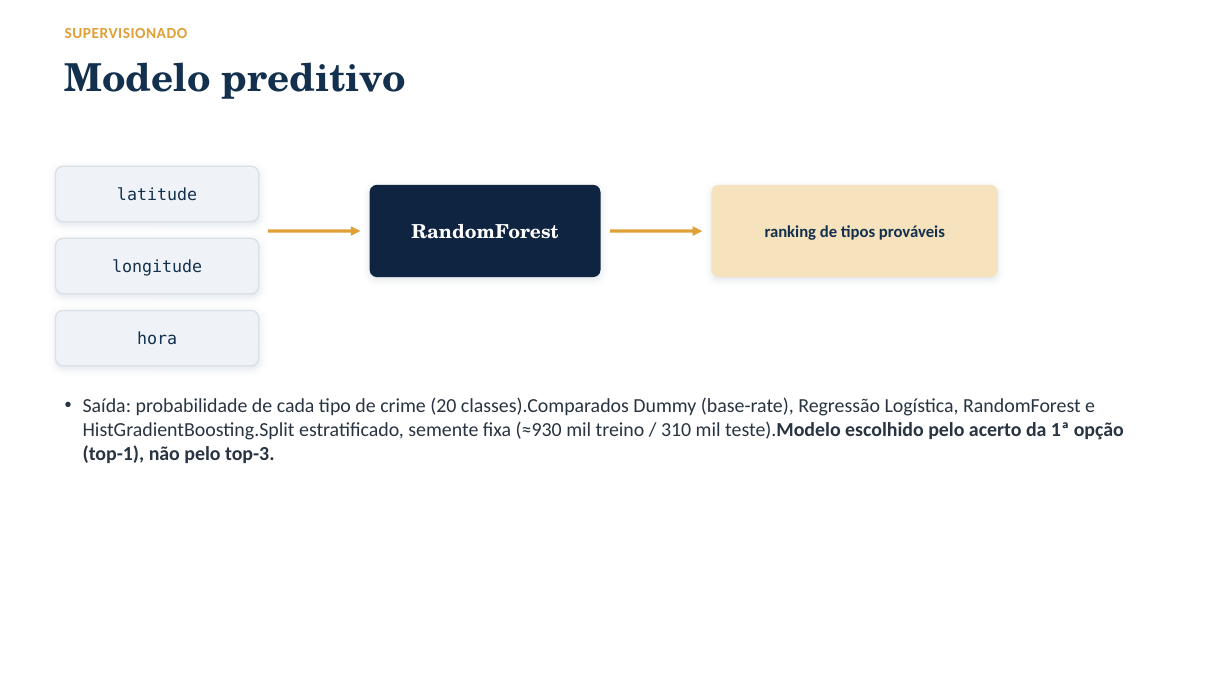
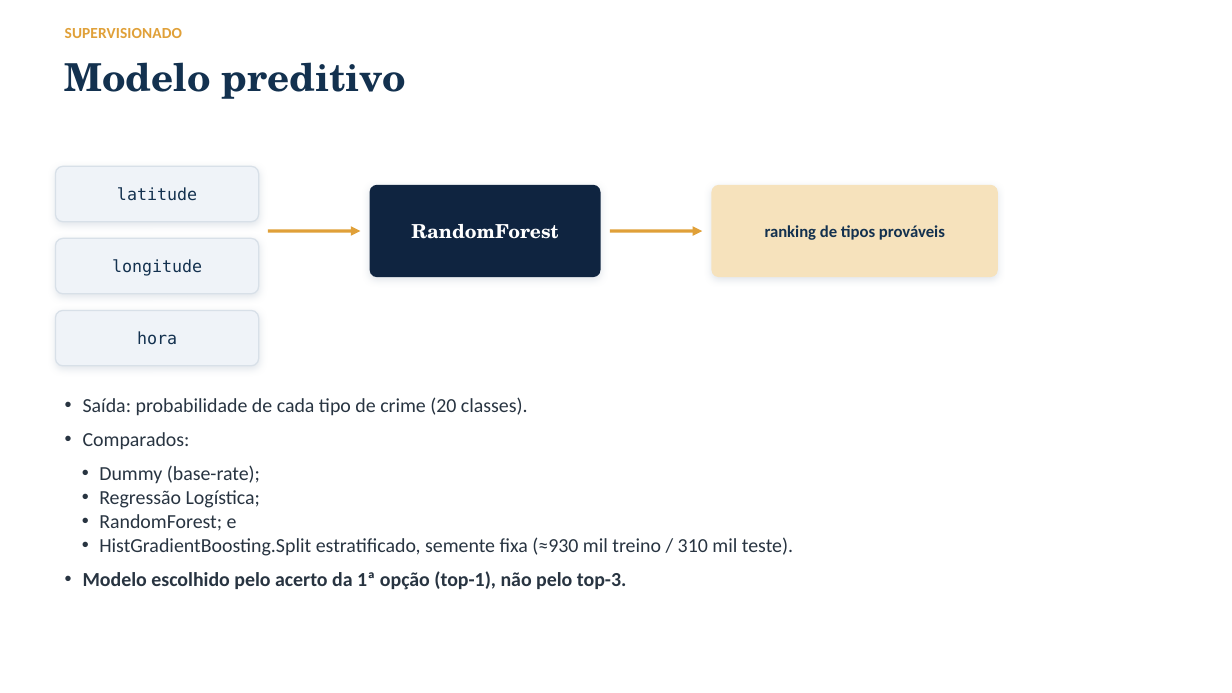
Before and after one commit to especializacao-ia-pucsp/crime-sp-ml, a slide deck: slide 10 of docs/apresentacao.pptx. Drawn at 1232x693 pixels with LibreOffice and Linux fonts; fonts in the diff are those of the drawing. Boxes give left, top, right and bottom in pixels: in the first picture for what was removed or moved away, otherwise in the second. Text is boxed around its words. In the diff, an @@ line names an element or a change of style, - is before the commit and + after.

```diff
--- a/docs/apresentacao.pptx
+++ b/docs/apresentacao.pptx
@@ text "SUPERVISIONADO" at box(65, 28, 182, 38): letter spacing 0.4 to 0.1 pt @@
@@ text at box(83, 397, 793, 590): text changed @@
-• Saída: probabilidade de cada tipo de crime (20 classes).Comparados Dummy (base-rate), Regressão Logística, RandomForest e HistGradientBoosting.Split estratificado, semente fixa (≈930 mil treino / 310 mil teste).Modelo escolhido pelo acerto da 1ª opção (top-1), não pelo top-3.
+• Saída: probabilidade de cada tipo de crime (20 classes).
+• Comparados:
+• Dummy (base-rate);
+• Regressão Logística;
+• RandomForest; e
+• HistGradientBoosting.Split estratificado, semente fixa (≈930 mil treino / 310 mil teste).
+• Modelo escolhido pelo acerto da 1ª opção (top-1), não pelo top-3.
```
Also in this commit, not shown: 13 other slides changed, 1 other file.
